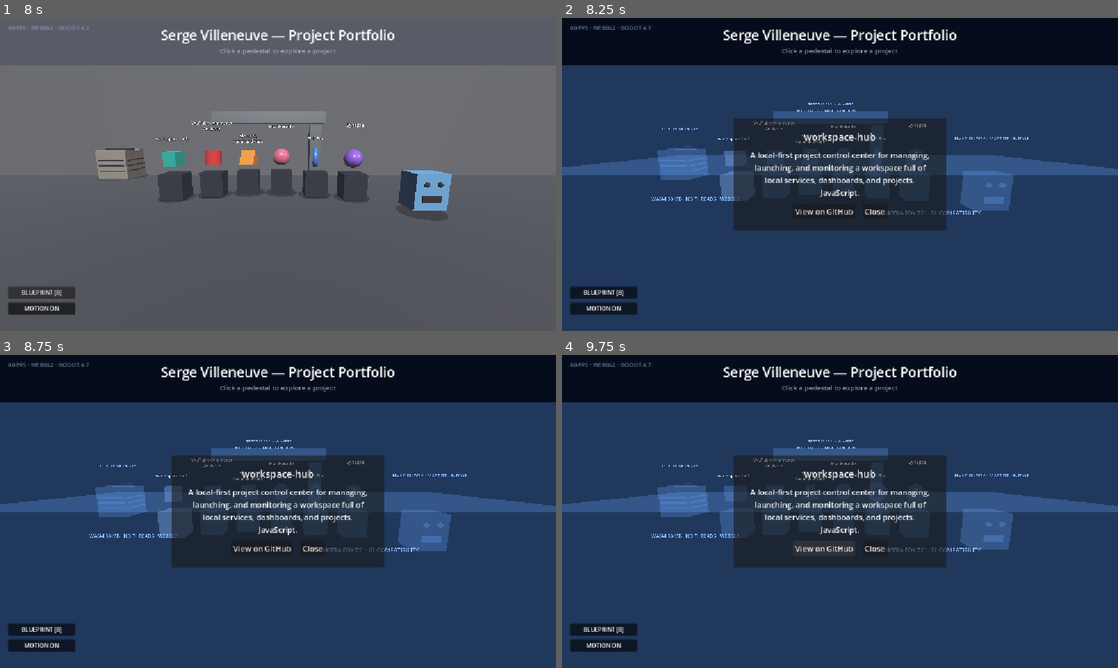
Above: before the commit, frames 1-4 (two rows, left to right).
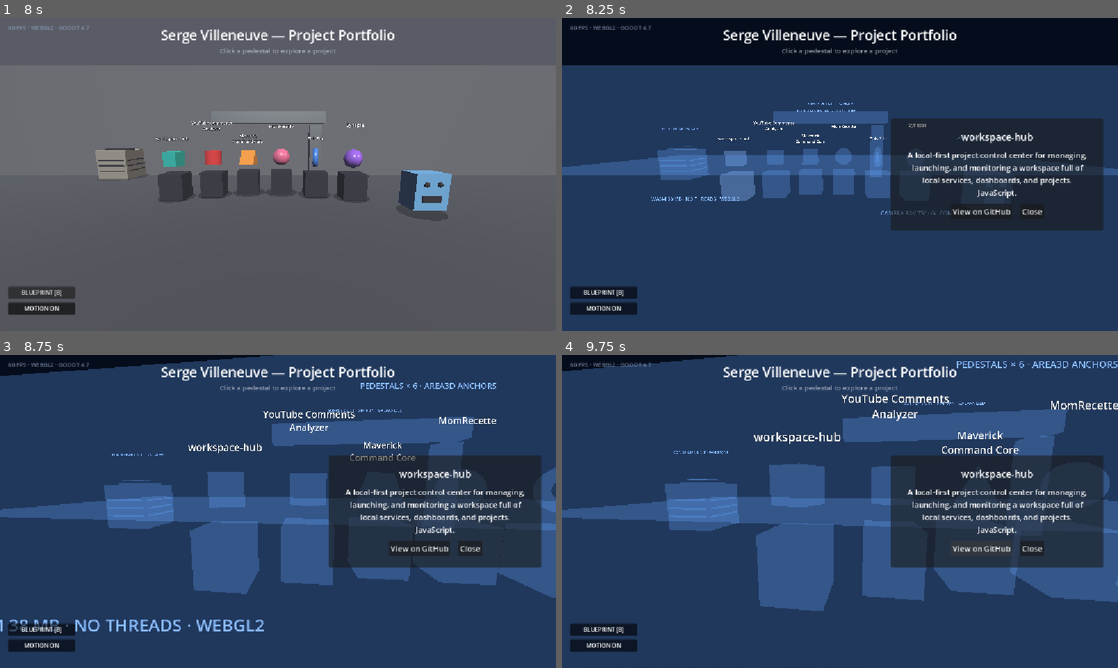
Above: after the commit, the same moments.

Repository: sergeville/Godot-3D-Webpage
Game: Godot game, scene res://scenes/boot/boot_screen.tscn
Two runs of this game, one before a commit and one after it. Both use one fixed random seed, a clock stepped at 60 frames per second and the inputs below.
Inputs (mouse positions are in pixels of both pictures, inside the frame that each line leads up to):
- Up to frame 1 (8 s): click "BLUEPRINT [B]" at 0.5 s; click "MOTION ON" at 1.25 s; click "MOTION OFF" at 2 s; click "BLUEPRINT [B]" at 2.75 s; click "MOTION ON" at 3.5 s; click "MOTION OFF" at 4.25 s; click "BLUEPRINT [B]" at 5 s; click "MOTION ON" at 5.75 s; click "MOTION OFF" at 6.5 s; tap A at 7.25 s; move the mouse to (400, 158) at 7.27 s; tap B at 7.35 s; click (400, 158) at 7.42 s
- Up to frame 2 (8.25 s): tap A at 8 s; move the mouse to (728, 190) at 8.02 s; tap B at 8.1 s; click (728, 190) at 8.17 s
- Up to frame 3 (8.75 s): no input
- Up to frame 4 (9.75 s): click "View on GitHub" at 8.75 s; click "View on GitHub" at 9.5 s

Frame 1 is identical in both runs. In frame 2, 21% of the frame differs, in the area x 5-98%, y 27-68%; in frame 3, 39%; in frame 4, 41%, in the area x 0-100%, y 0-82%.

Commit message:
Add camera fly-to on pedestal click (MOV-171)
- Clicking an anchor tweens the camera (0.8s cubic in-out) to frame the
  item left-of-center; Close tweens back to the home wide shot
- Info panel docked to the right edge so it sits beside the framed item
- Retargeting mid-flight kills the running tween cleanly

Co-Authored-By: Claude Fable 5 <noreply@anthropic.com>

Diff:
--- a/scenes/main/main_environment.gd
+++ b/scenes/main/main_environment.gd
@@ -5,19 +5,26 @@
 ## and reveals engineering callouts.
 
 const BLUEPRINT_MAT := preload("res://materials/blueprint.tres")
+const FLY_DURATION := 0.8
 
 @onready var ui_overlay: CanvasLayer = $UiOverlay
 @onready var world_env: WorldEnvironment = $WorldEnvironment
 @onready var callouts: Node3D = $BlueprintCallouts
+@onready var camera: Camera3D = $Camera3D
 
 var _blueprint_on := false
 var _normal_env: Environment
 var _blueprint_env: Environment
+var _home_cam: Transform3D
+var _cam_tween: Tween
 
 
 func _ready() -> void:
+	_home_cam = camera.transform
 	for anchor in get_tree().get_nodes_in_group("interactive_anchors"):
 		anchor.anchor_clicked.connect(ui_overlay.show_panel)
+		anchor.anchor_clicked.connect(_fly_to.bind(anchor))
+	ui_overlay.panel_closed.connect(_fly_home)
 	_normal_env = world_env.environment
 	_blueprint_env = Environment.new()
 	_blueprint_env.background_mode = Environment.BG_COLOR
@@ -49,3 +56,24 @@
 func _set_motion(on: bool) -> void:
 	for node in get_tree().get_nodes_in_group("idle_motion"):
 		node.set_process(on)
+
+
+## Tween the camera in to frame the clicked anchor's item. The look target
+## is nudged right so the object settles in the left half of the frame,
+## leaving room for the info panel docked on the right edge.
+func _fly_to(_anchor_id: String, anchor: Node3D) -> void:
+	var focus := anchor.global_position + Vector3(0, 1.15, 0)
+	var cam_pos := focus + Vector3(0.9, 0.35, 2.6)
+	var look_target := focus + Vector3(0.55, 0, 0)
+	_tween_camera(Transform3D(Basis.looking_at(look_target - cam_pos), cam_pos))
+
+
+func _fly_home() -> void:
+	_tween_camera(_home_cam)
+
+
+func _tween_camera(target: Transform3D) -> void:
+	if _cam_tween:
+		_cam_tween.kill()
+	_cam_tween = create_tween().set_trans(Tween.TRANS_CUBIC).set_ease(Tween.EASE_IN_OUT)
+	_cam_tween.tween_property(camera, "transform", target, FLY_DURATION)
--- a/scenes/ui/ui_overlay.gd
+++ b/scenes/ui/ui_overlay.gd
@@ -5,6 +5,7 @@
 
 signal blueprint_toggled(on: bool)
 signal motion_toggled(on: bool)
+signal panel_closed
 
 const PROJECTS := {
 	"workspace_hub": {
@@ -58,7 +59,7 @@
 
 
 func _ready() -> void:
-	close_button.pressed.connect(info_panel.hide)
+	close_button.pressed.connect(_on_close_pressed)
 	github_button.pressed.connect(_open_github)
 	blueprint_chip.toggled.connect(func(on: bool) -> void: blueprint_toggled.emit(on))
 	motion_chip.toggled.connect(_on_motion_toggled)
@@ -93,6 +94,11 @@
 	info_panel.show()
 
 
+func _on_close_pressed() -> void:
+	info_panel.hide()
+	panel_closed.emit()
+
+
 func _open_github() -> void:
 	if _current_url != "":
 		OS.shell_open(_current_url)
--- a/scenes/ui/ui_overlay.tscn
+++ b/scenes/ui/ui_overlay.tscn
@@ -39,16 +39,16 @@
 
 [node name="InfoPanel" type="PanelContainer" parent="Root"]
 layout_mode = 1
-anchors_preset = 8
-anchor_left = 0.5
+anchors_preset = 6
+anchor_left = 1.0
 anchor_top = 0.5
-anchor_right = 0.5
+anchor_right = 1.0
 anchor_bottom = 0.5
-offset_left = -220.0
+offset_left = -470.0
 offset_top = -110.0
-offset_right = 220.0
+offset_right = -30.0
 offset_bottom = 110.0
-grow_horizontal = 2
+grow_horizontal = 0
 grow_vertical = 2
 
 [node name="Margin" type="MarginContainer" parent="Root/InfoPanel"]
